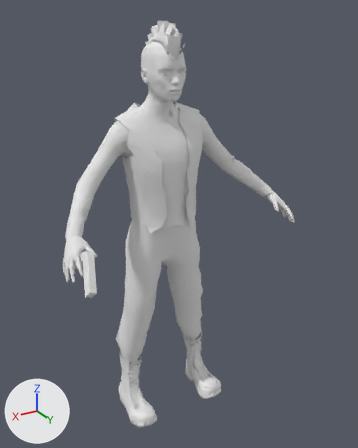
Renders of the Blender file models/blender/male_anarchist.blend from each side of a commit.
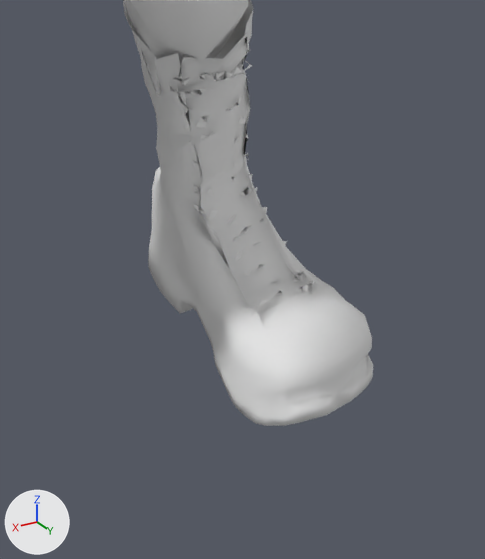
The first picture shows the older version from a 50 mm lens placed at (0.0421, 0.0776, 0.0767), pointed at (-0.0009, 0.006, 0.0409). The close-ups show both versions on the part from 45% to 67% of the width and 74% to 94% of the height of that picture; other places that the commit changed are outside them. Arrows for +X, +Y and +Z are at lower left; the lights stay in place.

Names of what the first close-up shows: 'anarchist-combatboots', 'anarchist-m_trousers_02'.
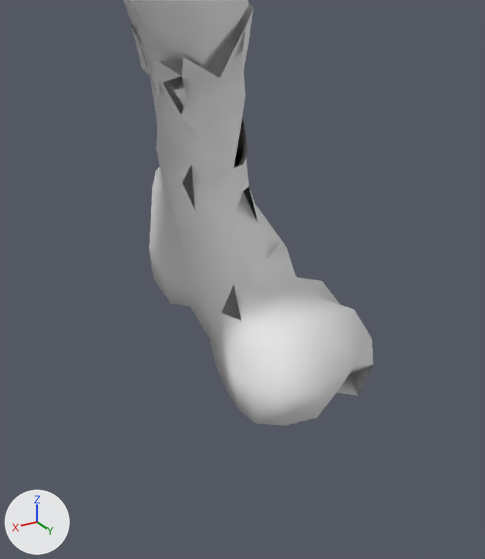
What the commit changed:
me_anarchist_combatboots is used by ob_anarchist_combatboots; location (0.0, 0.0, 0.0); rotation (1.571, 0.0, -3.142), in degrees (90, 0, -180); scale (0.00465, 0.00465, 0.00465).
me_anarchist_combatboots had 1573 vertices, 1398 faces, 385 loose edges and spanned x -2.34..2.33, y -0.17..2.61, z -0.55..2.03.
me_anarchist_combatboots now has 338 vertices, 520 faces, 35 loose edges and spans x -2.34..2.3, y -0.17..2.61, z -0.55..2.03.
me_anarchist_combatboots part 1: 637 vertices removed from x 1.18..2.33, y -0.17..2.59, z -0.51..2.03.

Pixel boxes (x1, y1, x2, y2) of what changed, in the close-ups (485 x 559 px):
'anarchist-combatboots', reshaped: before (123, 0, 373, 426); after (131, 0, 373, 426)
part 1 of me_anarchist_combatboots, deleted: before (123, 0, 373, 426)
